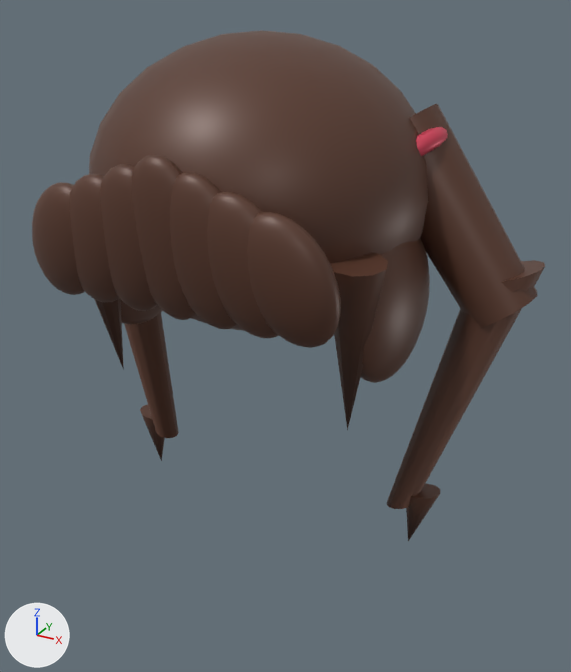
One commit to the glTF model public/models/hair_f.glb: the scene before it, then after it.
Before and after are seen from a 50 mm camera at (0.635, -1.051, 1.589) aimed at (0.014, 0.078, 1.024). The axes (+X, +Y, +Z) are drawn at lower left. The lights are the same throughout. The first picture is the older version. Vertices at exactly the same position are counted once.
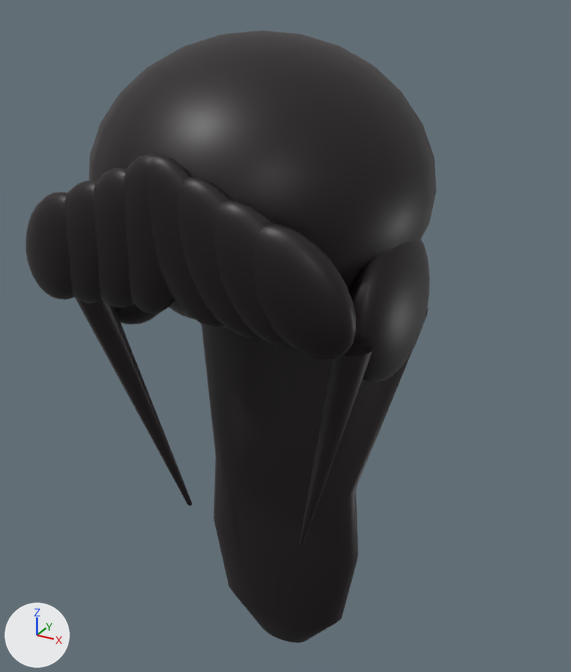
What differs and where, as boxes (x1, y1, x2, y2) in the pictures (571 x 672 px; the box of a moved part takes in the faces that stretch with it):
'Mesh_0', recoloured, reshaped (brown to black, 20% narrower, 20% taller)
    before: (32, 30, 545, 541)
    after: (26, 30, 436, 643)
'Mesh_1', reshaped (not visible afterwards)
    before: (416, 127, 448, 156)
part 1 of me_mesh_0, added (black)
    after: (201, 308, 428, 643)
part 2 of me_mesh_0, added (black)
    after: (299, 343, 372, 545)
part 3 of me_mesh_0, added (black)
    after: (75, 298, 192, 506)
part 4 of me_mesh_0, deleted
    before: (124, 104, 545, 541)
part 5 of me_mesh_0, moved or reshaped
    before: (32, 155, 388, 431)
    after: (26, 153, 356, 360)

Patch to the scene script:
```diff
--- a/public/models/hair_f.glb.py
+++ b/public/models/hair_f.glb.py
@@ mat_material_0 @@
 mat_material_0 = principled_material('Material_0')
-mat_material_0.base_color = (0.105, 0.0423, 0.0252)  # brown #5b3a2c
+mat_material_0.base_color = (0.011, 0.00651, 0.00857)  # black #1b1317
 mat_material_0.metallic = 0.1
@@ me_mesh_0 @@
 # used by ob_mesh_0; location = (0.0, 0.0, 0.0)
-me_mesh_0.from_pydata(...)  # 2848 vertices, 5560 faces; spans x -0.433..0.433, y -0.26..0.305, z 0.684..1.532
+me_mesh_0.from_pydata(...)  # 3101 vertices, 6084 faces; spans x -0.282..0.282, y -0.26..0.305, z 0.322..1.532
+# me_mesh_0 part 1: a new loose piece of 122 vertices spanning x -0.236..0.236, y 0.02..0.292, z 0.322..1.072, in mat_material_0 (black #1b1317)
+# me_mesh_0 part 2: a new loose piece of 18 vertices spanning x 0.114..0.265, y -0.162..-0.049, z 0.702..1.138, in mat_material_0 (black #1b1317)
+# me_mesh_0 part 3: a new loose piece of 18 vertices spanning x -0.265..-0.114, y -0.162..-0.049, z 0.702..1.138, in mat_material_0 (black #1b1317)
+# me_mesh_0 part 4: 6 loose pieces with 132 vertices, spanning x -0.433..0.433, y 0.039..0.174, z 0.684..1.434, are deleted
+# me_mesh_0 part 5: 1611 vertices moved from x -0.253..0.179, y -0.26..-0.187, z 1.158..1.395 to x -0.148..0.273, y -0.26..-0.187, z 1.149..1.396; 255 vertices removed from x -0.275..0.275, y -0.259..-0.081, z 0.976..1.377; 482 vertices added at x -0.273..0.251, y -0.259..-0.188, z 1.149..1.396
 me_mesh_0.materials.append(mat_material_0)
@@ me_mesh_1 @@
 # used by ob_mesh_1; location = (0.0, 0.0, 0.0)
-me_mesh_1.from_pydata(...)  # 720 vertices, 1440 faces; spans x -0.276..0.276, y 0.015..0.157, z 1.311..1.405
+me_mesh_1.from_pydata(...)  # 360 vertices, 720 faces; spans x -0.12..0.12, y 0.086..0.1, z 0.626..0.765
+# me_mesh_1 part 6: 360 vertices removed from x 0.154..0.276, y 0.015..0.157, z 1.311..1.405
+# other edits to the shape of me_mesh_1 do not show in these pictures
 me_mesh_1.materials.append(mat_material_1)
```
